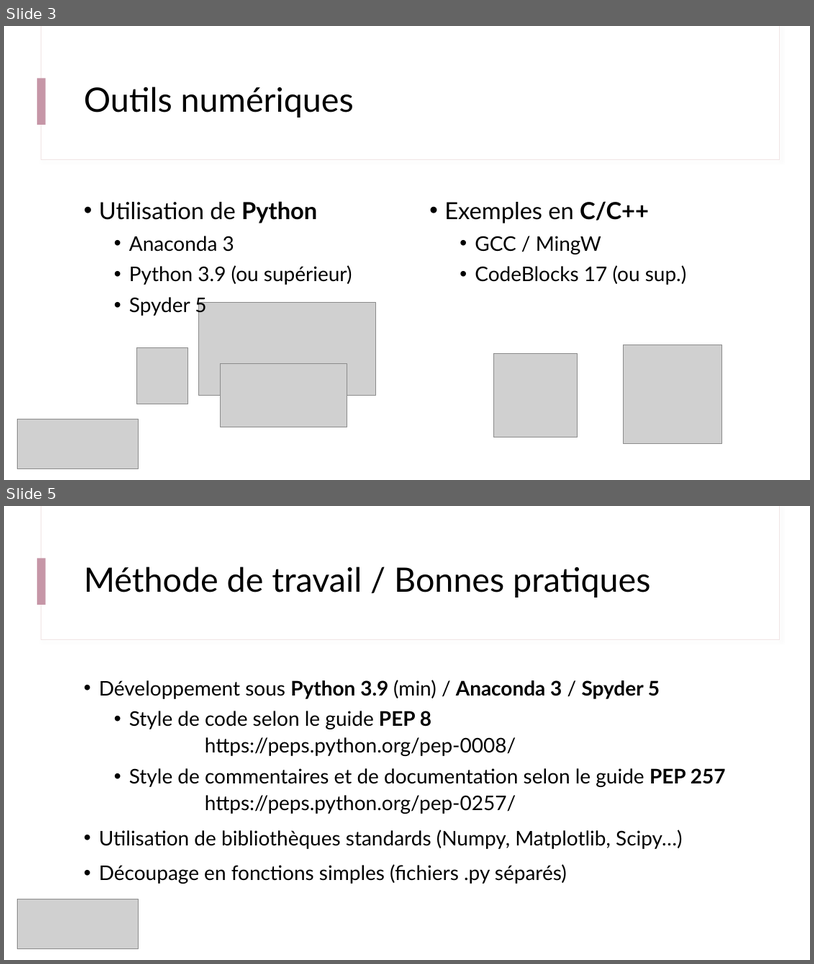
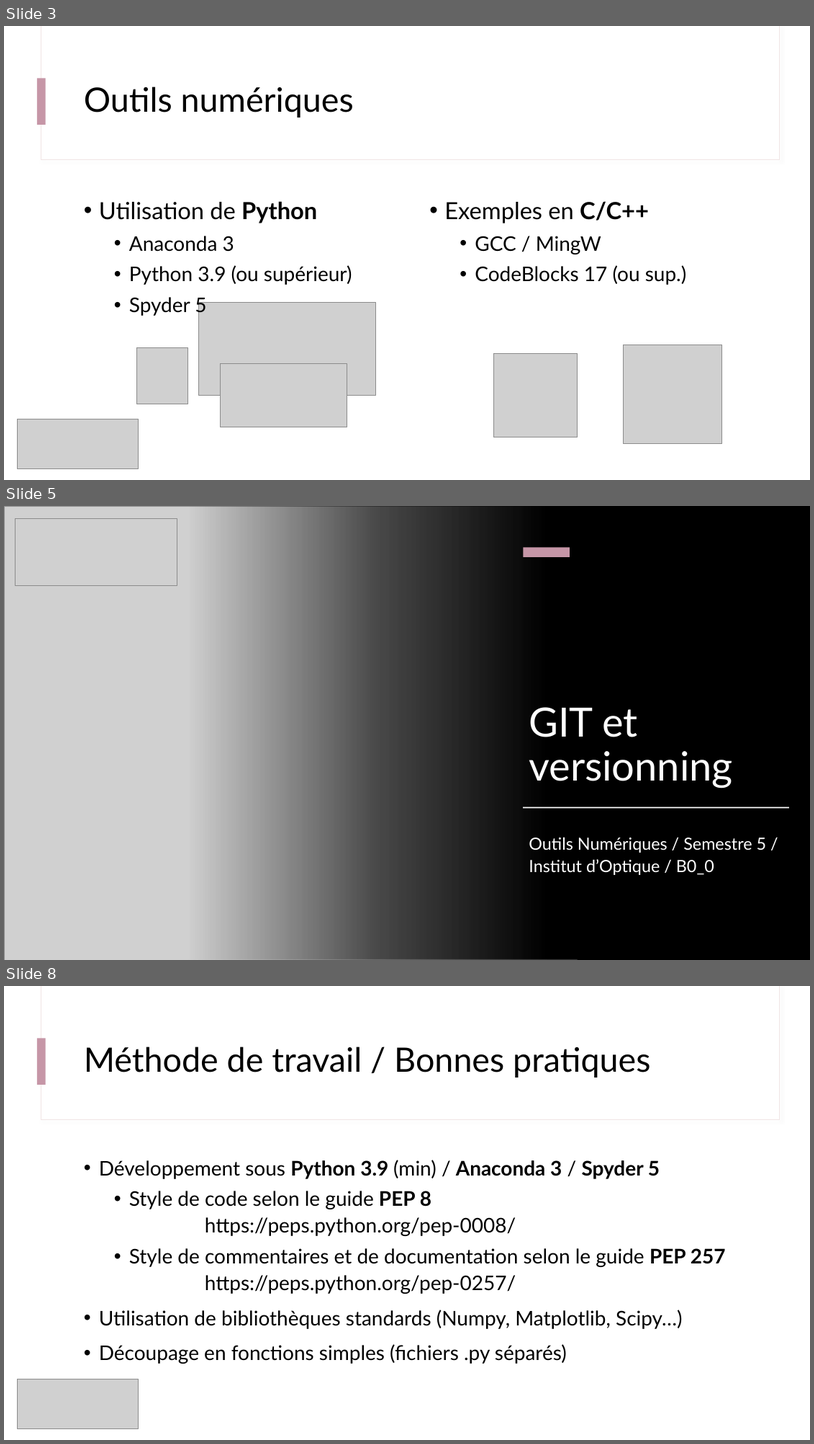
Before and after one commit to jvillemejane/SupOpToolboxes, a slide deck: engineer_courses/s5_outils_numeriques/b0_demistifier_python/B0_0_Outils_Methodes.pptx. Shown one above the other, each under a label of ours: slides 3 and 5 before the commit, slides 3, 5 and 8 after it; the slides between them are not shown. The pictures are 814x964 and 814x1444 pixels, drawn with LibreOffice and Linux fonts; fonts in the diff are those of the drawing; grey boxes stand for pictures. Boxes give left, top, right and bottom in pixels: in the first picture for what was removed or moved away, otherwise in the second. Text is boxed around its words. In the diff, an @@ line names an element or a change of style, - is before the commit and + after.

```diff
--- a/engineer_courses/s5_outils_numeriques/b0_demistifier_python/B0_0_Outils_Methodes.pptx
+++ b/engineer_courses/s5_outils_numeriques/b0_demistifier_python/B0_0_Outils_Methodes.pptx
@@ slide 5 added at bbox=[4, 506, 810, 960], background #000000 @@
@@ rectangle added at bbox=[4, 506, 810, 960], fill #000000 @@
@@ picture added at bbox=[4, 506, 578, 960] @@
@@ picture added at bbox=[15, 519, 177, 585] @@
@@ rectangle added at bbox=[188, 506, 810, 960], fill gradient #000000 @@
@@ rectangle added at bbox=[523, 548, 570, 557], fill #C696A7 @@
@@ title added at bbox=[529, 707, 733, 788], 48 pt, text #FFFFFF @@
+GIT et versionning
@@ rectangle added at bbox=[524, 807, 790, 808], fill #FFFFFF @@
@@ subtitle added at bbox=[529, 836, 767, 875], 20 pt, text #FFFFFF @@
+Outils Numériques / Semestre 5 / Institut d’Optique / B0_0
@@ what was slide 5 is now slide 8 @@
```
Also in this commit, not shown: 2 slides changed, 2 other slides added.
